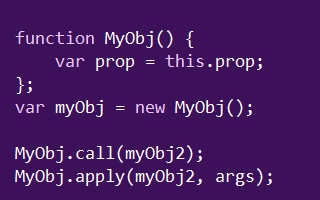
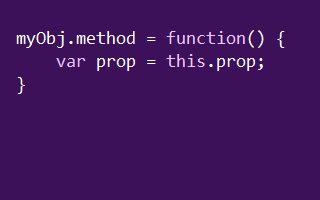
Comparing the layer stacks of the two 320x200 images. Changes:
hid "Layer 4" over box(14, 30, 285, 186)
hid "Layer 5" over box(14, 30, 285, 186)
hid "Layer 2" over box(14, 30, 285, 186)
